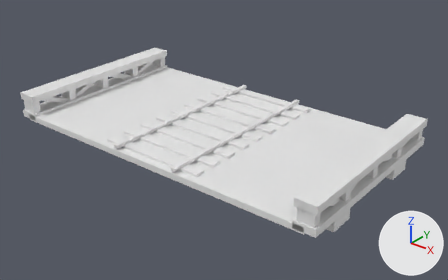
An edit to the Blender file assets/blender/railbridge.blend, drawn before and after from the same camera.
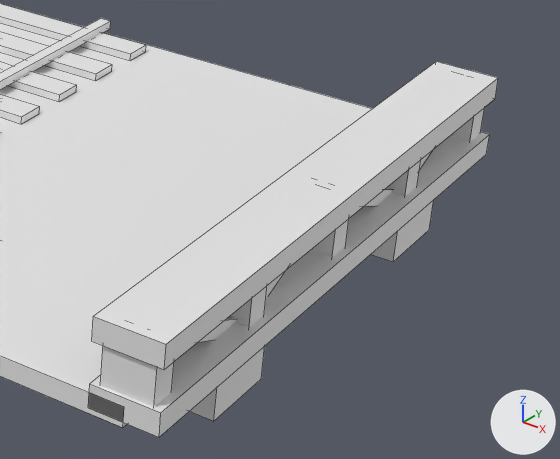
The first picture shows the older version from a 50 mm camera at (7.12, -6.64, 5.34) aimed at (0.26, 1.93, 0.02). The close-ups show the older and then the newer version on the part from 59% to 100% of the width and 33% to 87% of the height of that picture. Only the edits that show in the close-ups are written down. Arrows for +X, +Y and +Z are at lower right; the lights stay in place. The close-ups show mesh edges as thin lines.

Names of what the first close-up shows: 'chord.001', 'deck', 'girder.001', 'pier', 'pier.001', 'post.005', 'post.006', 'rail.001', 'sleeper.005', 'sleeper.006', 'sleeper.007', 'sleeper.008' and 7 more.
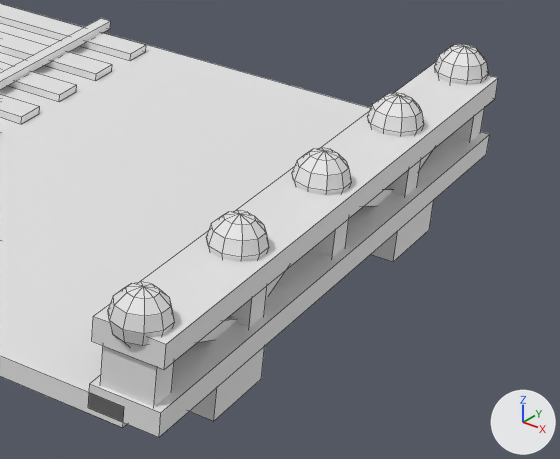
The newer file is also rescaled (x0.834), turned or shifted as a whole; pictures and numbers use the older file's frame.

What the commit changed:
Material 'byel' (mat_byel) is new.
Its base color is (0.8, 0.8, 0.8) (white #e7e7e7).
Mesh me_sphere_009 is new.
It is a UV sphere (10 segments, 6 rings, poles along z) spanning x -0.152..0.152, y -0.16..0.16, z -0.16..0.16.
It uses material mat_byel (white #e7e7e7).
Mesh me_sphere_008 is new.
It is a UV sphere (10 segments, 6 rings, poles along z) spanning x -0.152..0.152, y -0.16..0.16, z -0.16..0.16.
It uses material mat_byel (white #e7e7e7).
Mesh me_sphere_007 is new.
It is a UV sphere (10 segments, 6 rings, poles along z) spanning x -0.152..0.152, y -0.16..0.16, z -0.16..0.16.
It uses material mat_byel (white #e7e7e7).
Mesh me_sphere_006 is new.
It is a UV sphere (10 segments, 6 rings, poles along z) spanning x -0.152..0.152, y -0.16..0.16, z -0.16..0.16.
It uses material mat_byel (white #e7e7e7).
Mesh me_sphere_005 is new.
It is a UV sphere (10 segments, 6 rings, poles along z) spanning x -0.152..0.152, y -0.16..0.16, z -0.16..0.16.
It uses material mat_byel (white #e7e7e7).
Object 'cap.009' (ob_cap_009) is new; it shows me_sphere_009.
Its location is (3.3, 3.8, 0.72).
Object 'cap.008' (ob_cap_008) is new; it shows me_sphere_008.
Its location is (3.3, 2.875, 0.72).
Object 'cap.007' (ob_cap_007) is new; it shows me_sphere_007.
Its location is (3.3, 1.95, 0.72).
Object 'cap.006' (ob_cap_006) is new; it shows me_sphere_006.
Its location is (3.3, 1.025, 0.72).
Object 'cap.005' (ob_cap_005) is new; it shows me_sphere_005.
Its location is (3.3, 0.1, 0.72).

Location of each change, (x1, y1, x2, y2) in pixels of the close-ups (560 x 459 px):
'cap.005', added: after (108, 282, 174, 347)
'cap.006', added: after (206, 210, 269, 262)
'cap.007', added: after (292, 148, 351, 195)
'cap.008', added: after (367, 93, 424, 137)
'cap.009', added: after (434, 44, 488, 85)
